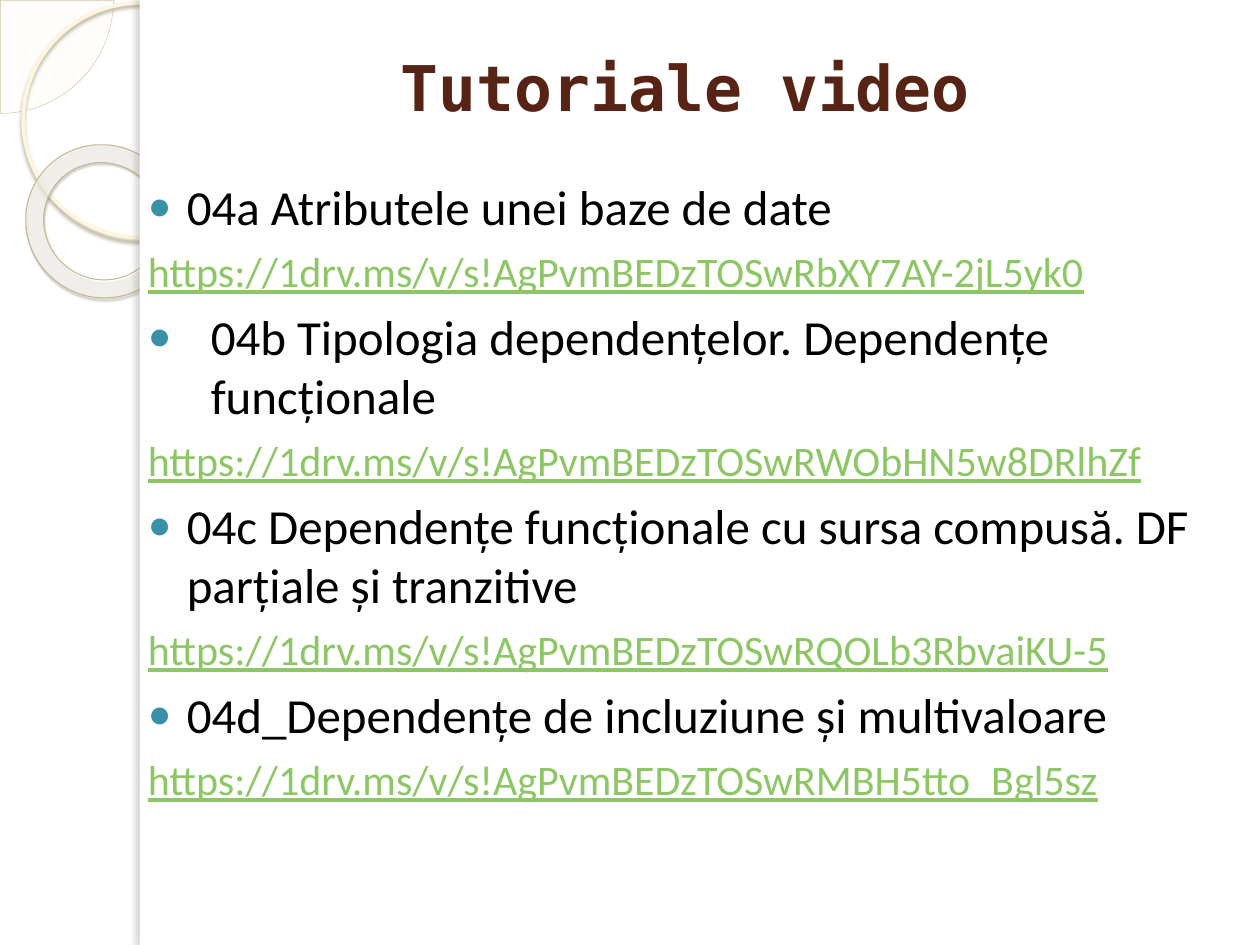
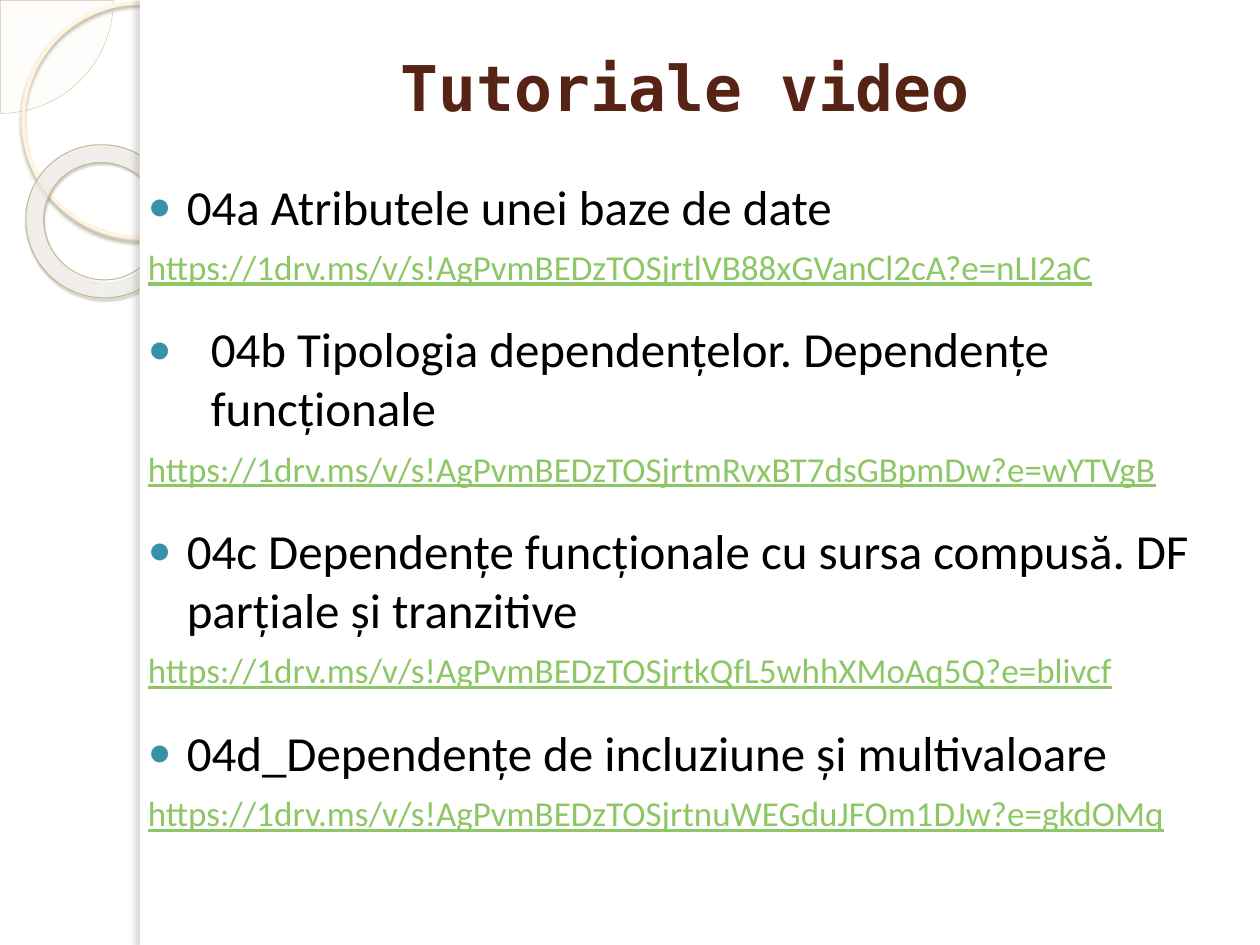
Before and after one commit to marinfotache/Baze-de-date-I, a slide deck: slide 2 of 03_Proiectarea BD prin normalizare/03b_Atribute_Dependente_intre_atribute.pptx. Drawn at 1260x945 pixels with LibreOffice and Linux fonts; fonts in the diff are those of the drawing; background and template pictures are left out. Boxes give left, top, right and bottom in pixels: in the first picture for what was removed or moved away, otherwise in the second. Text is boxed around its words. In the diff, an @@ line names an element or a change of style, - is before the commit and + after.

```diff
--- a/03_Proiectarea BD prin normalizare/03b_Atribute_Dependente_intre_atribute.pptx
+++ b/03_Proiectarea BD prin normalizare/03b_Atribute_Dependente_intre_atribute.pptx
@@ text at [148,255,1092,286]: text changed; size 24 to 20 pt @@
-https://1drv.ms/v/s!AgPvmBEDzTOSwRbXY7AY-2jL5yk0
+https://1drv.ms/v/s!AgPvmBEDzTOSjrtlVB88xGVanCl2cA?e=nLI2aC
@@ text at [148,457,1155,488]: text changed; size 24 to 20 pt @@
-https://1drv.ms/v/s!AgPvmBEDzTOSwRWObHN5w8DRlhZf
+https://1drv.ms/v/s!AgPvmBEDzTOSjrtmRvxBT7dsGBpmDw?e=wYTVgB
@@ text at [148,658,1112,689]: text changed; size 24 to 20 pt @@
-https://1drv.ms/v/s!AgPvmBEDzTOSwRQOLb3RbvaiKU-5
+https://1drv.ms/v/s!AgPvmBEDzTOSjrtkQfL5whhXMoAq5Q?e=blivcf
@@ text at [148,801,1164,832]: text changed; size 24 to 20 pt @@
-https://1drv.ms/v/s!AgPvmBEDzTOSwRMBH5tto_Bgl5sz
+https://1drv.ms/v/s!AgPvmBEDzTOSjrtnuWEGduJFOm1DJw?e=gkdOMq
```
Also in this commit, not shown: 1 other slide changed.
